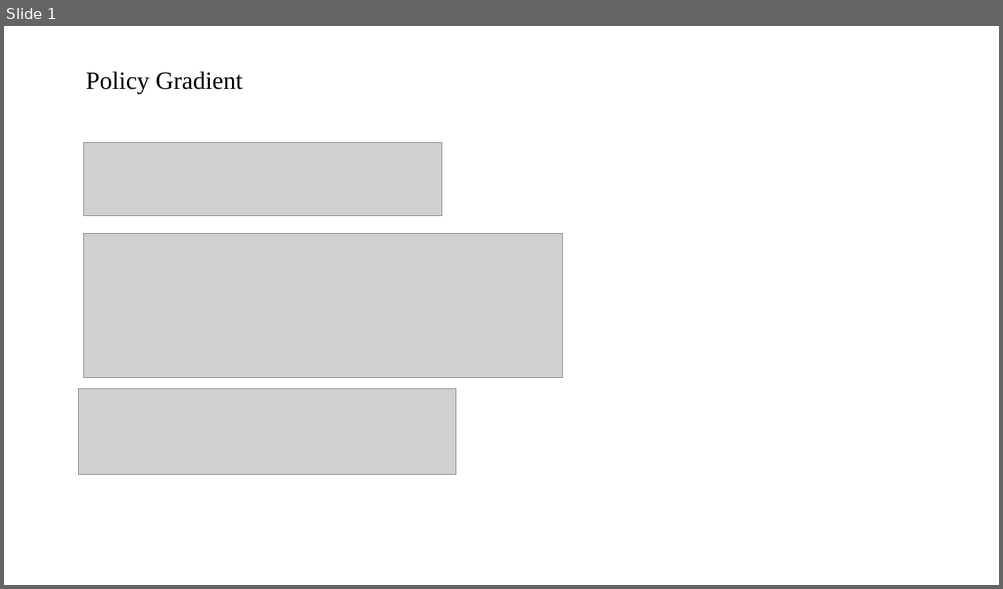
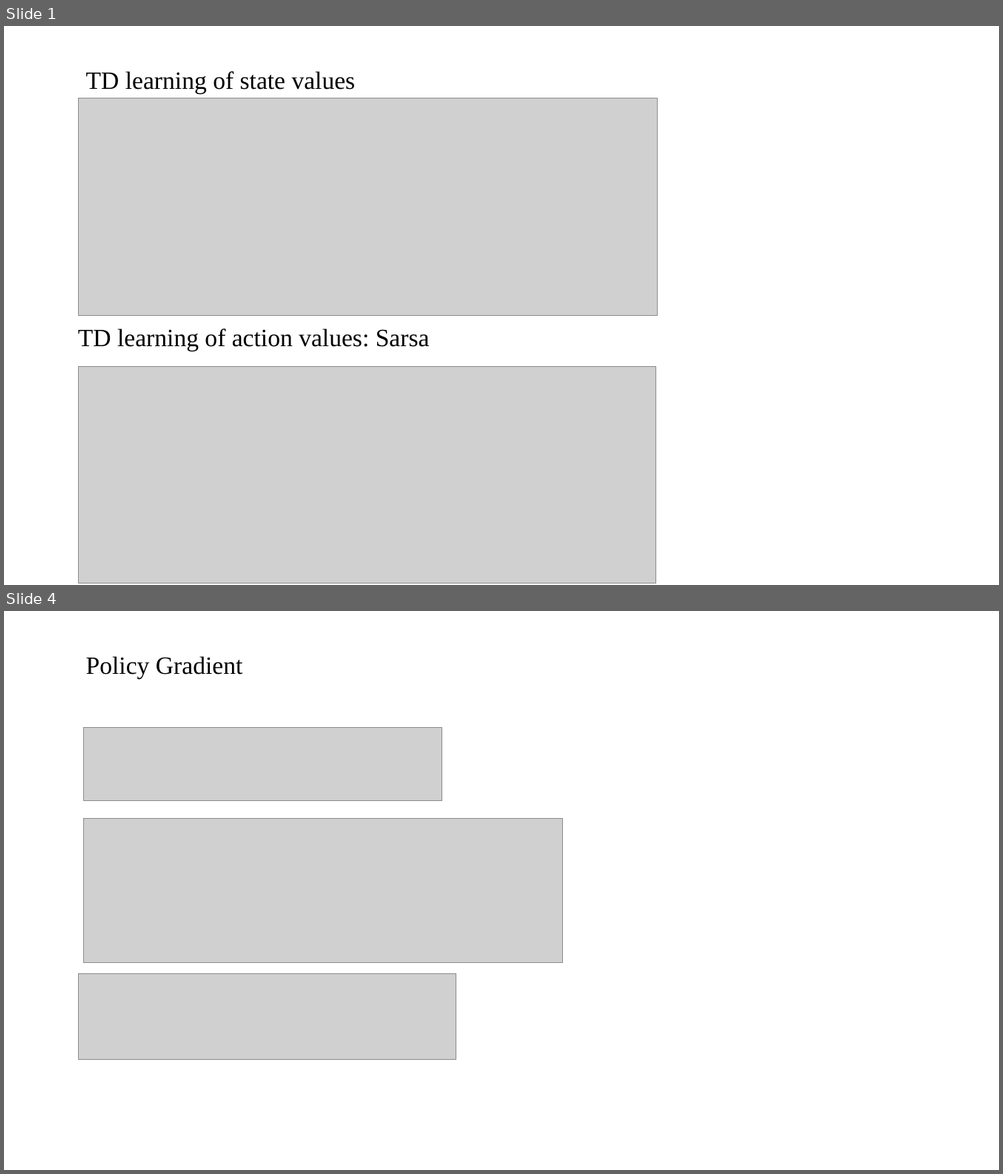
Before and after one commit to QinCheng0928/RL, a slide deck: ACtoPPO.pptx. Shown one above the other, each under a label of ours: slide 1 before the commit, slides 1 and 4 after it; the slides between them are not shown. The pictures are 1003x589 and 1003x1174 pixels, drawn with LibreOffice and Linux fonts; fonts in the diff are those of the drawing; grey boxes stand for pictures. Boxes give left, top, right and bottom in pixels: in the first picture for what was removed or moved away, otherwise in the second. Text is boxed around its words. In the diff, an @@ line names an element or a change of style, - is before the commit and + after.

```diff
--- a/ACtoPPO.pptx
+++ b/ACtoPPO.pptx
@@ slide 1 added at (x1=4, y1=26, x2=999, y2=585), background #FFFFFF @@
@@ text added at (x1=86, y1=71, x2=356, y2=93), 24 pt, text #000000 @@
+TD learning of state values
@@ picture added at (x1=79, y1=99, x2=657, y2=315) @@
@@ text added at (x1=78, y1=329, x2=430, y2=352), 24 pt, text #000000 @@
+TD learning of action values: Sarsa
@@ picture added at (x1=79, y1=367, x2=656, y2=584) @@
@@ what was slide 1 is now slide 4 @@
```
Also in this commit, not shown: 1 slide changed, 2 other slides added.
